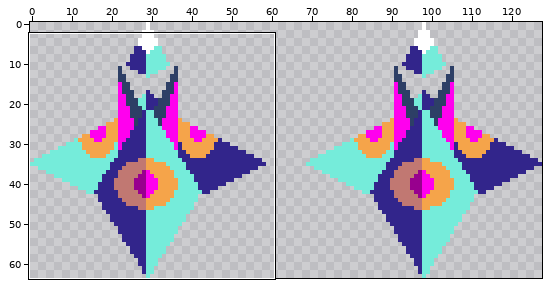
Sprite sheet, stored at images/anti-virus.png. The first picture is a wide view before the edit; the outline marks the close-up.
Close-up. First the earlier version:
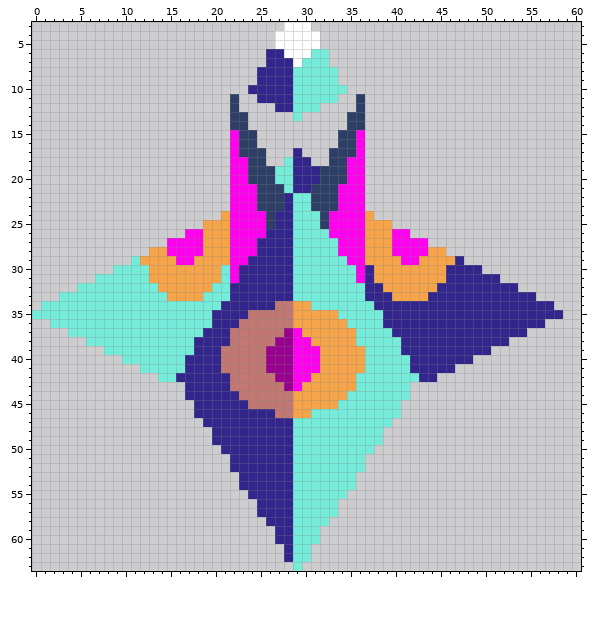
The file is 128x64 pixels. Colours within 5 levels of each other are drawn and written as one. Shown: x 0..60, y 3..63. The commit also changed other parts of the picture, which this record leaves out.
The result:
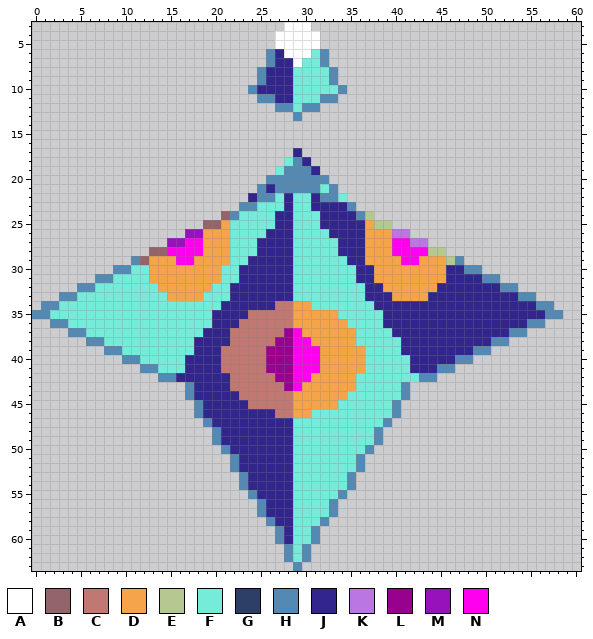
Palette (. is transparent): A #ffffff  B #93646a  C #c17872  D #f5a44a  E #b5c892  F #75ecda  G #2d3f66  H #5389b2  J #32258b  K #ba77e4  L #98008e  M #9812bc  N #ff00ee
Diff:
@@ x 0..60 @@
  5 ...........................AAAAA.............................
- 6 ..........................JJAAAFF............................
- 7 ..........................JJJAFFF............................
- 8 .........................JJJJFFFFF...........................
- 9 .........................JJJJFFFFF...........................
-10 ........................JJJJJFFFFFF..........................
-11 ......................G..JJJJFFFFF..G........................
-12 ......................G....JJFFF....G........................
-13 ......................GG.....F.....GG........................
-14 ......................GG...........GG........................
-15 ......................NGG.........GGN........................
-16 ......................NGG.........GGN........................
-17 ......................NGGG...J...GGGN........................
-18 ......................NNGG..FJJ..GGNN........................
-19 ......................NNGGGFFJJJGGGNN........................
-20 ......................NNGGGFFJJJGGGNN........................
-21 ......................NNNGGGFJJGGGNNN........................
-22 ......................NNNGGGJFFGGGNNN........................
-23 ......................NNNGGGJFFGGGNNN........................
-24 .....................DNNNNGJJFFFGNNNND.......................
-25 ...................DDDNNNNGJJFFFGNNNNDDD.....................
-26 .................NNDDDNNNNJJJFFFFNNNNDDDNN...................
-27 ...............NNNNDDDNNNJJJJFFFFFNNNDDDNNNN.................
-28 .............DDNNNNDDDNNNJJJJFFFFFNNNDDDNNNNDD...............
-29 ...........FDDDDNNDDDDNNJJJJJFFFFFFNNDDDDNNDDDDJ.............
-30 .........FFFFDDDDDDDDFNJJJJJJFFFFFFFNJDDDDDDDDJJJJ...........
-31 .......FFFFFFDDDDDDDDFNJJJJJJFFFFFFFNJDDDDDDDDJJJJJJ.........
-32 .....FFFFFFFFFDDDDDDFFJJJJJJJFFFFFFFFJJDDDDDDJJJJJJJJJ.......
-33 ...FFFFFFFFFFFFDDDDFFFJJJJJJJFFFFFFFFJJJDDDDJJJJJJJJJJJJ.....
-34 .FFFFFFFFFFFFFFFFFFFFJJJJJJCCDDFFFFFFFJJJJJJJJJJJJJJJJJJJJ...
-35 FFFFFFFFFFFFFFFFFFFFJJJJCCCCCDDDDDFFFFFJJJJJJJJJJJJJJJJJJJJ..
-36 ..FFFFFFFFFFFFFFFFFFJJJCCCCCCDDDDDDFFFFJJJJJJJJJJJJJJJJJJ....
-37 ....FFFFFFFFFFFFFFFJJJCCCCCCLNDDDDDDFFFFJJJJJJJJJJJJJJJ......
-38 ......FFFFFFFFFFFFJJJJCCCCCLLNNDDDDDFFFFFJJJJJJJJJJJJ........
-39 ........FFFFFFFFFFJJJCCCCCLLLNNNDDDDDFFFFJJJJJJJJJJ..........
-40 ..........FFFFFFFJJJJCCCCCLLLNNNDDDDDFFFFFJJJJJJJ............
-41 ............FFFFFJJJJCCCCCLLLNNNDDDDDFFFFFJJJJJ..............
-42 ..............FFJJJJJJCCCCCLLNNDDDDDFFFFFFFJJ................
-43 .................JJJJJCCCCCCLNDDDDDDFFFFFF...................
-44 .................JJJJJJCCCCCCDDDDDDFFFFFFF...................
-45 ..................JJJJJJCCCCCDDDDDFFFFFFF....................
-46 ..................JJJJJJJJJCCDDFFFFFFFFFF....................
-47 ...................JJJJJJJJJJFFFFFFFFFFF.....................
-48 ....................JJJJJJJJJFFFFFFFFFF......................
-49 ....................JJJJJJJJJFFFFFFFFFF......................
-50 .....................JJJJJJJJFFFFFFFFF.......................
-51 ......................JJJJJJJFFFFFFFF........................
-52 ......................JJJJJJJFFFFFFFF........................
-53 .......................JJJJJJFFFFFFF.........................
-54 .......................JJJJJJFFFFFFF.........................
-55 ........................JJJJJFFFFFF..........................
-56 .........................JJJJFFFFF...........................
-57 .........................JJJJFFFFF...........................
-58 ..........................JJJFFFF............................
-59 ...........................JJFFF.............................
-60 ...........................JJFFF.............................
-61 ............................JFF..............................
-62 ............................JFF..............................
-63 .............................F...............................
+ 6 ..........................HJAAAFH............................
+ 7 ..........................HJJAFFH............................
+ 8 .........................HJJJFFFFH...........................
+ 9 .........................HJJJFFFFH...........................
+10 ........................HJJJJFFFFFH..........................
+11 .........................HHJJFFFHH...........................
+12 ...........................HHFHH.............................
+13 .............................H...............................
+14 .............................................................
+15 .............................................................
+16 .............................................................
+17 .............................J...............................
+18 ............................FHJ..............................
+19 ...........................FHHHJ.............................
+20 ..........................HHHHHHH............................
+21 .........................HJHHHHHFH...........................
+22 ........................JHHFJFFJHHF..........................
+23 .......................HHFFFJFFJJJJH.........................
+24 .....................BHFFFFJJFFFJJJJHE.......................
+25 ...................BBDFFFFFJJFFFJJJJJDEE.....................
+26 .................MMDDDFFFFJJJFFFFJJJJDDDKK...................
+27 ...............MMNNDDDFFFJJJJFFFFFJJJDDDNNKK.................
+28 .............BBNNNNDDDFFFJJJJFFFFFJJJDDDNNNNEE...............
+29 ...........HBDDDNNDDDDFFJJJJJFFFFFFJJDDDDNNDDDEH.............
+30 .........HHFFDDDDDDDDFFJJJJJJFFFFFFFJJDDDDDDDDJJHH...........
+31 .......HHFFFFDDDDDDDDFFJJJJJJFFFFFFFJJDDDDDDDDJJJJHH.........
+32 .....HHFFFFFFFDDDDDDFFJJJJJJJFFFFFFFFJJDDDDDDJJJJJJJHH.......
+33 ...HHFFFFFFFFFFDDDDFFFJJJJJJJFFFFFFFFJJJDDDDJJJJJJJJJJHH.....
+34 .HHFFFFFFFFFFFFFFFFFFJJJJJJCCDDFFFFFFFJJJJJJJJJJJJJJJJJJHH...
+35 HHFFFFFFFFFFFFFFFFFFJJJJCCCCCDDDDDFFFFFJJJJJJJJJJJJJJJJJJHH..
+36 ..HHFFFFFFFFFFFFFFFFJJJCCCCCCDDDDDDFFFFJJJJJJJJJJJJJJJJHH....
+37 ....HHFFFFFFFFFFFFFJJJCCCCCCLNDDDDDDFFFFJJJJJJJJJJJJJHH......
+38 ......HHFFFFFFFFFFJJJJCCCCCLLNNDDDDDFFFFFJJJJJJJJJJHH........
+39 ........HHFFFFFFFFJJJCCCCCLLLNNNDDDDDFFFFJJJJJJJJHH..........
+40 ..........HHFFFFFJJJJCCCCCLLLNNNDDDDDFFFFFJJJJJHH............
+41 ............HHFFFJJJJCCCCCLLLNNNDDDDDFFFFFJJJHH..............
+42 ..............HHJJJJJJCCCCCLLNNDDDDDFFFFFFFHH................
+43 .................HJJJJCCCCCCLNDDDDDDFFFFFH...................
+44 .................HJJJJJCCCCCCDDDDDDFFFFFFH...................
+45 ..................HJJJJJCCCCCDDDDDFFFFFFH....................
+46 ..................HJJJJJJJJCCDDFFFFFFFFFH....................
+47 ...................HJJJJJJJJJFFFFFFFFFFH.....................
+48 ....................HJJJJJJJJFFFFFFFFFH......................
+49 ....................HJJJJJJJJFFFFFFFFFH......................
+50 .....................HJJJJJJJFFFFFFFFH.......................
+51 ......................HJJJJJJFFFFFFFH........................
+52 ......................HJJJJJJFFFFFFFH........................
+53 .......................HJJJJJFFFFFFH.........................
+54 .......................HJJJJJFFFFFFH.........................
+55 ........................HJJJJFFFFFH..........................
+56 .........................HJJJFFFFH...........................
+57 .........................HJJJFFFFH...........................
+58 ..........................HJJFFFH............................
+59 ...........................HJFFH.............................
+60 ...........................HJFFH.............................
+61 ............................HFH..............................
+62 ............................HFH..............................
+63 .............................H...............................
Boxes around the changes in both close-ups, in picture pixels (x1, y1, x2, y2):
changed: (32, 49, 563, 571)
